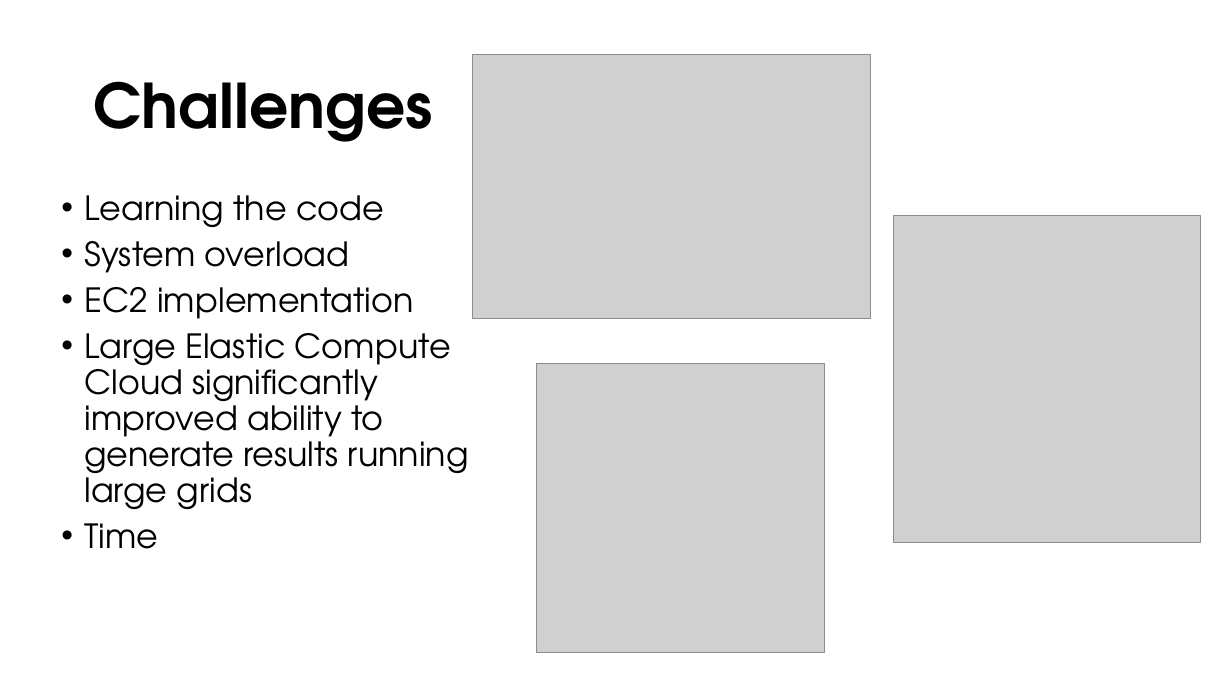
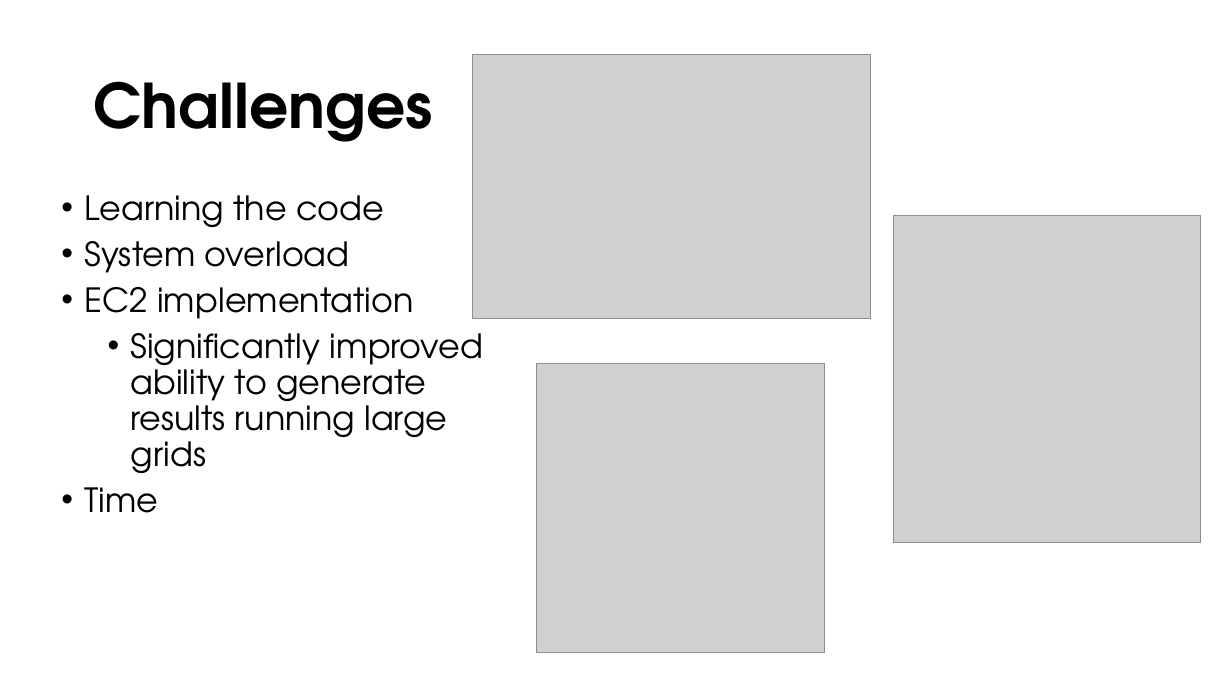
Before and after one commit to atsarvos/Artys-Project---Data-Science, a slide deck: slide 6 of OUTPUT/Data Science Project Presentation.pptx. Drawn at 1232x693 pixels with LibreOffice and Linux fonts; fonts in the diff are those of the drawing; grey boxes stand for pictures; background and template pictures are left out. Boxes give left, top, right and bottom in pixels: in the first picture for what was removed or moved away, otherwise in the second. Text is boxed around its words. In the diff, an @@ line names an element or a change of style, - is before the commit and + after.

```diff
--- a/OUTPUT/Data Science Project Presentation.pptx
+++ b/OUTPUT/Data Science Project Presentation.pptx
@@ text at <box>131,333,484,473</box>: text changed @@
-• Large Elastic Compute Cloud significantly improved ability to generate results running large grids
+  • Significantly improved ability to generate results running large grids
```
Also in this commit, not shown: 2 other slides changed.
